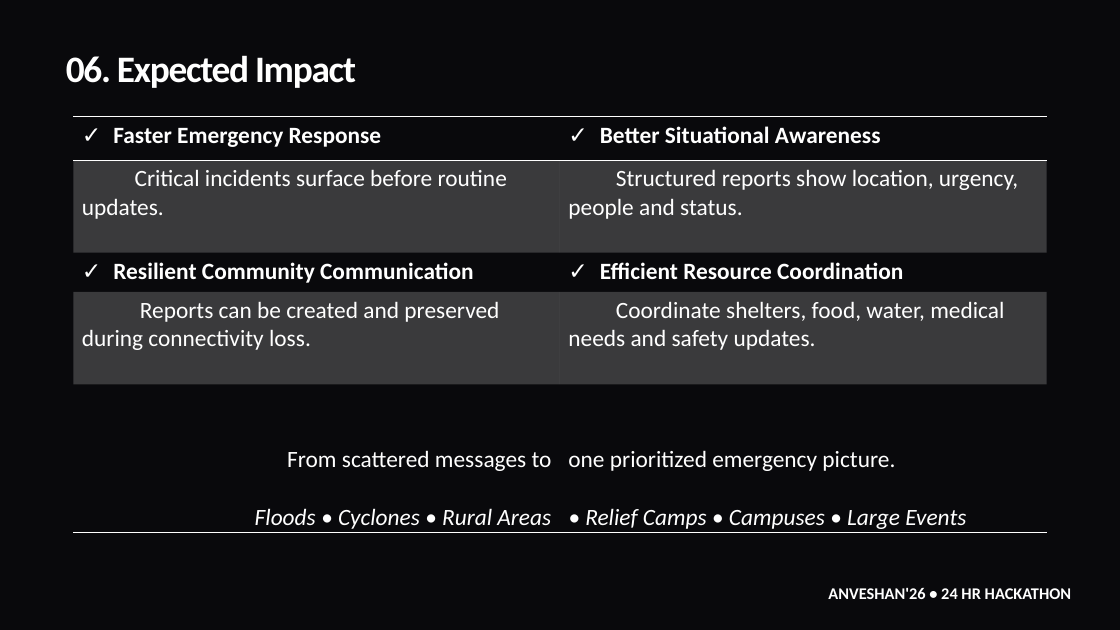
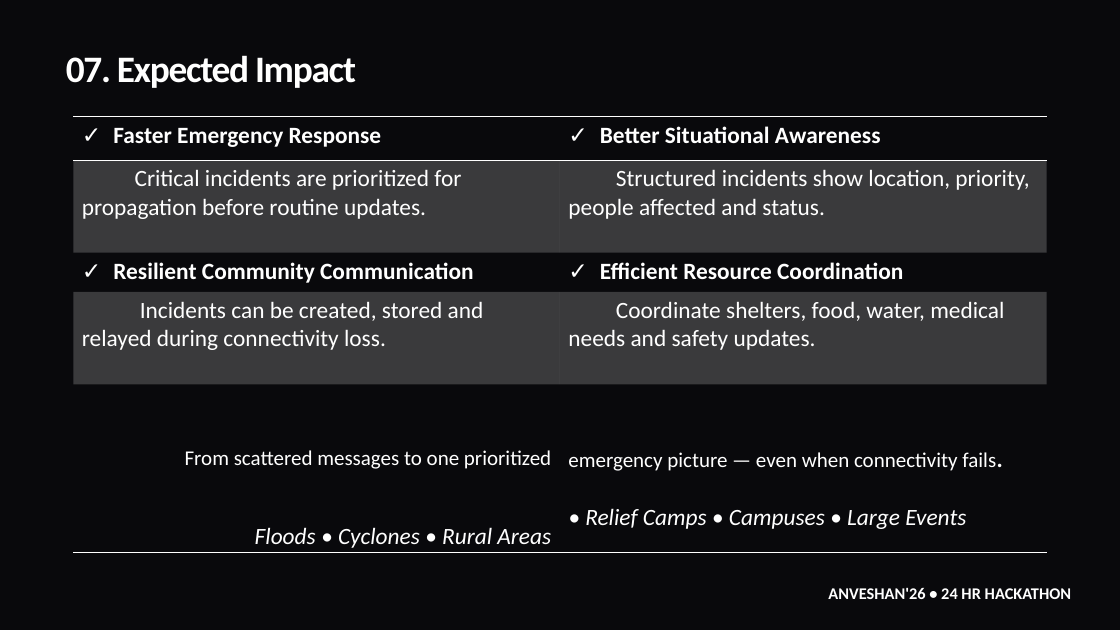
Before and after one commit to PratikDas-VTU/NEXUS, a slide deck: slide 8 of Nexus.pptx (slide 7 before the commit). Drawn at 1120x630 pixels with LibreOffice and Linux fonts; fonts in the diff are those of the drawing; background and template pictures are left out. Boxes give left, top, right and bottom in pixels: in the first picture for what was removed or moved away, otherwise in the second. Text is boxed around its words. In the diff, an @@ line names an element or a change of style, - is before the commit and + after.

```diff
--- a/Nexus.pptx
+++ b/Nexus.pptx
@@ text at [66,55,356,88]: text changed @@
-06. Expected Impact
+07. Expected Impact
@@ table at [73,117,1046,558] @@
-row 2, column 1: Critical incidents surface before routine updates.
+row 2, column 1: Critical incidents are prioritized for propagation before routine updates.
-row 2, column 2: Structured reports show location, urgency, people and status.
+row 2, column 2: Structured incidents show location, priority, people affected and status.
-row 4, column 1: Reports can be created and preserved during connectivity loss.
+row 4, column 1: Incidents can be created, stored and relayed during connectivity loss.
-row 5, column 1: From scattered messages to / Floods • Cyclones • Rural Areas
+row 5, column 1: From scattered messages to one prioritized / Floods • Cyclones • Rural Areas
-row 5, column 2: one prioritized emergency picture. / • Relief Camps • Campuses • Large Events
+row 5, column 2: emergency picture — even when connectivity fails. / • Relief Camps • Campuses • Large Events
```
Also in this commit, not shown: 5 other slides changed, 1 slide added, 2 other files.
